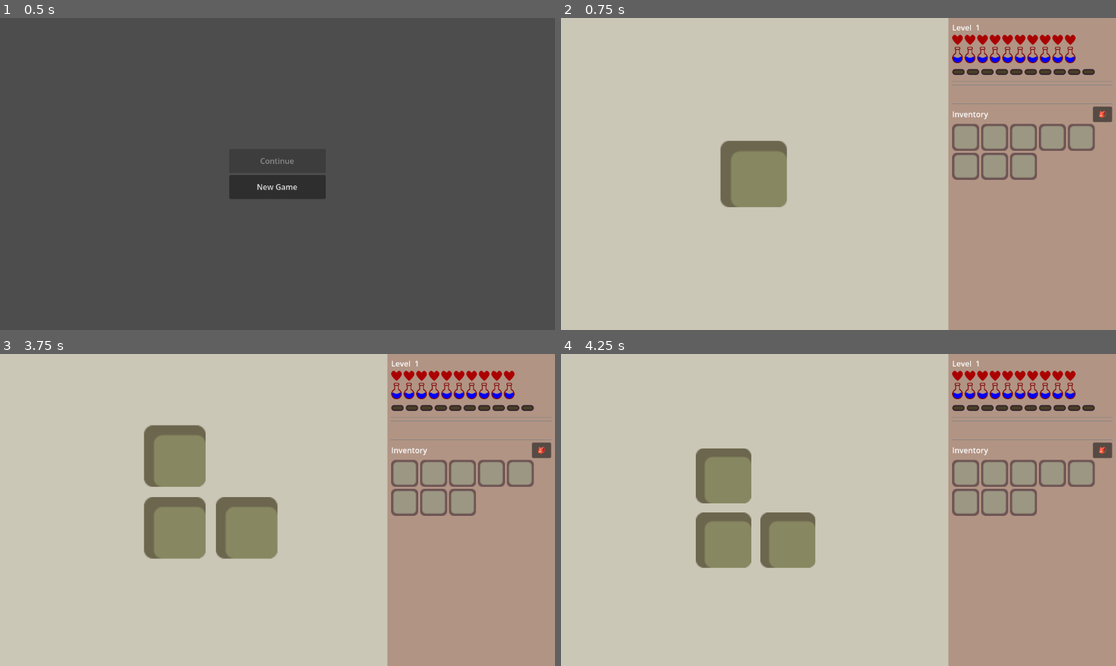
Above: before the commit, frames 1-4 (two rows, left to right).
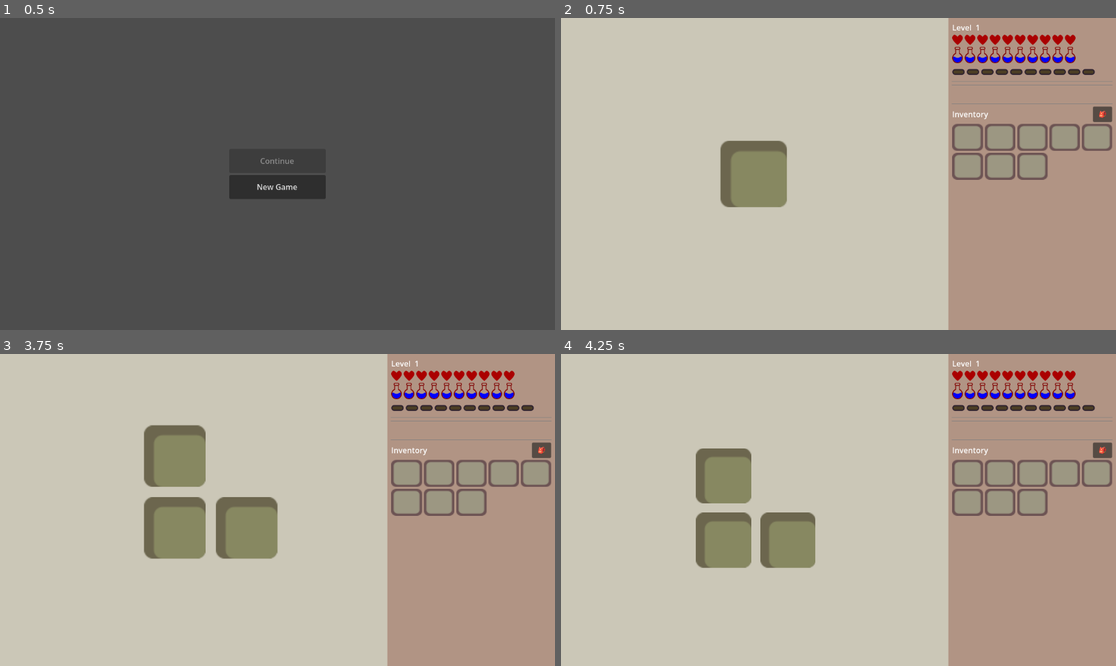
Above: after the commit, the same moments.

Repository: jiexdrop/run-reset
Game: Godot game, scene res://scenes/init.tscn
Two runs of this game, one before a commit and one after it. Both use one fixed random seed, a clock stepped at 60 frames per second and the inputs below.
Inputs (mouse positions are in pixels of both pictures, inside the frame that each line leads up to):
- Up to frame 1 (0.5 s): no input
- Up to frame 2 (0.75 s): click "New Game" at 0.5 s
- Up to frame 3 (3.75 s): click "🎒" at 1.25 s; click "🎒" at 2 s; click "🎒" at 2.75 s; tap Enter at 3.5 s; drag from (194, 510) to (333, 441) at 3.52 s
- Up to frame 4 (4.25 s): no input

Frame 1 is identical in both runs. In frame 2, 1.2% of the frame differs, in the area x 74-100%, y 33-52%; in frame 3, 1.2%; in frame 4, 1.2%.

Commit message:
fix inventory ui

Diff:
--- a/scenes/inventory_ui.gd
+++ b/scenes/inventory_ui.gd
@@ -9,7 +9,8 @@
 const ItemSlotScene  = preload("res://scenes/item_slot.tscn")
 const SLOT_MIN_COLS  := 2
 const SLOT_MAX_COLS  := 10
-const SLOT_SEPARATION := 4   # must match the scene's h_separation / v_separation
+const SLOT_SIZE      := 56.0   # matches ItemSlot custom_minimum_size
+const SLOT_SEPARATION := 4     # must match the scene's h_separation / v_separation
 
 # ── Node refs ────────────────────────────────────────────────────────────────
 @onready var slot_grid  : GridContainer = $VBox/ScrollContainer/SlotGrid
@@ -17,14 +18,14 @@
 
 # ── State ─────────────────────────────────────────────────────────────────────
 var _slots: Array = []
+var _columns_dirty: bool = false   # debounce flag
 
 
 func _ready() -> void:
 	bag_button.pressed.connect(_on_bag_pressed)
-	resized.connect(_update_columns)
+	resized.connect(_queue_update_columns)
 	_build_slots()
 	InventoryState.inventory_changed.connect(_on_inventory_changed)
-	# Defer so the Control has gone through its first layout pass and size is valid.
 	call_deferred("_update_columns")
 
 
@@ -51,14 +52,11 @@
 		var slot: ItemSlot = ItemSlotScene.instantiate()
 		slot_grid.add_child(slot)
 		slot.setup("hotbar", i, false)
-		# Do NOT expand the slot — it must stay at its natural square size.
-		slot.size_flags_horizontal = Control.SIZE_SHRINK_BEGIN
-		slot.size_flags_vertical   = Control.SIZE_SHRINK_BEGIN
+		slot.size_flags_horizontal = Control.SIZE_EXPAND_FILL
+		slot.size_flags_vertical   = Control.SIZE_EXPAND_FILL
 		slot.slot_clicked.connect(_on_slot_clicked)
 		_slots.append(slot)
 
-	# Fallback: set a safe column count immediately so slots are never hidden
-	# if the deferred _update_columns call fires before size is resolved.
 	slot_grid.columns = SLOT_MIN_COLS
 
 
@@ -67,26 +65,37 @@
 		slot.refresh()
 
 
+## Queue a column update — deferred so many resize events in one frame
+## collapse into a single recalculation at the end of the frame.
+func _queue_update_columns() -> void:
+	if not _columns_dirty:
+		_columns_dirty = true
+		call_deferred("_update_columns")
+
+
 func _update_columns() -> void:
+	_columns_dirty = false
+
 	if slot_grid == null:
 		return
 
-	# Try the scroll container width first, then fall back through the hierarchy.
-	var scroll := slot_grid.get_parent() as Control
-	var available: float = 0.0
-
-	if scroll != null and scroll.size.x > 0:
-		available = scroll.size.x
-	elif size.x > 0:
-		available = size.x
-	else:
-		# Size not resolved yet — try again next frame.
+	# Use the InventoryUI's own width — it's the most stable reference point
+	# because it's sized by the parent VBoxContainer, not by its own contents.
+	# The ScrollContainer and SlotGrid sizes fluctuate during layout passes
+	# (e.g. when combat UI adds/removes mobs), causing the old code to read
+	# transient near-zero or oversized values and snap to wrong column counts.
+	var available: float = size.x
+	if available <= 0.0:
+		# Layout not resolved yet — retry next frame.
 		call_deferred("_update_columns")
 		return
 
-	var slot_min := 56.0
-	var cols := int((available + SLOT_SEPARATION) / (slot_min + SLOT_SEPARATION))
+	# Leave a small margin so the grid never forces a horizontal scrollbar.
+	available = max(0.0, available - SLOT_SEPARATION * 2)
+
+	var cols := int((available + SLOT_SEPARATION) / (SLOT_SIZE + SLOT_SEPARATION))
 	cols = clampi(cols, SLOT_MIN_COLS, SLOT_MAX_COLS)
+
 	if slot_grid.columns != cols:
 		slot_grid.columns = cols
 
@@ -94,7 +103,6 @@
 # ── Signal handlers ───────────────────────────────────────────────────────────
 
 func _on_slot_clicked(container: String, index: int) -> void:
-	# Forward as a flat index for backwards-compat with any existing listeners.
 	if container == "hotbar":
 		slot_clicked.emit(index)
 
Not shown: 2 places in scenes/inventory_ui.tscn that only renumber resources
